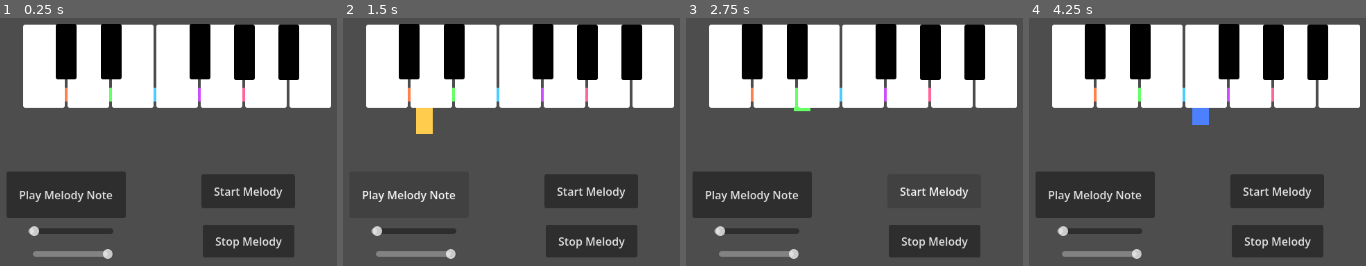
Above: before the commit, frames 1-4 (left to right).
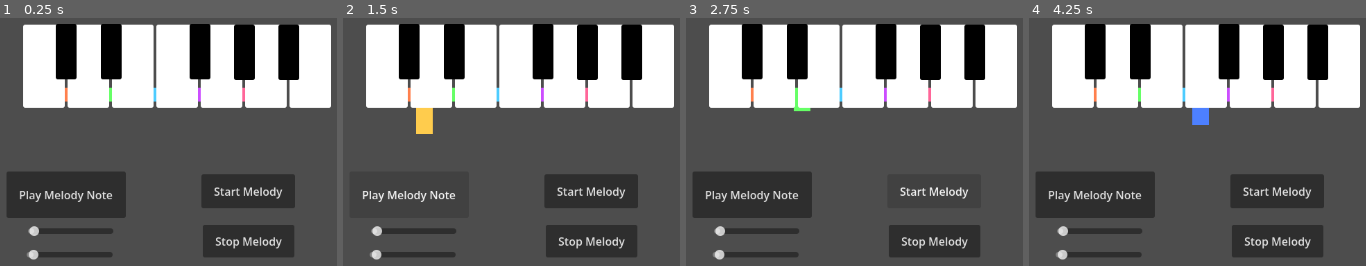
Above: after the commit, the same moments.

Repository: Askada21/Godot_Piano_Assignment-
Game: Godot game, scene res://piano.tscn
Two runs of this game, one before a commit and one after it. Both use one fixed random seed, a clock stepped at 60 frames per second and the inputs below.
Inputs (mouse positions are in pixels of both pictures, inside the frame that each line leads up to):
- Up to frame 1 (0.25 s): no input
- Up to frame 2 (1.5 s): click "Play Melody Note" at 0.5 s; click "Play Melody Note" at 1.25 s
- Up to frame 3 (2.75 s): click "Start Melody" at 2 s
- Up to frame 4 (4.25 s): click "Start Melody" at 2.75 s; click (1072, 65) at 3.5 s

The runs differ from the first frame. In frame 1, 0.7% of the frame differs, in the area x 8-34%, y 93-98%; in frame 2, 0.7%; in frame 3, 0.7%; in frame 4, 0.7%.

Commit message:
Added changes in slider

Diff:
--- a/piano.tscn
+++ b/piano.tscn
@@ -552,11 +552,10 @@
 
 [node name="PitchSlider" type="HSlider" parent="UI" unique_id=1857537859]
 layout_mode = 0
-offset_left = -232.0
-offset_top = 224.0
-offset_right = -116.0
-offset_bottom = 240.0
-max_value = 2.0
+offset_left = -241.0
+offset_top = 225.0
+offset_right = -117.0
+offset_bottom = 241.0
 value = 2.0
 
 [node name="MelodyButton" type="Button" parent="UI" unique_id=95301415]
Not shown, changed: A.wav.import
Not shown, changed: As.wav.import
Not shown, changed: B.wav.import
Not shown, changed: C.wav.import
Not shown, changed: Cs.wav.import
Not shown, changed: D.wav.import
Not shown, changed: Ds.wav.import
Not shown, changed: E.wav.import
Not shown, changed: F.wav.import
Not shown, changed: Fs.wav.import
Not shown, changed: G.wav.import
Not shown, changed: Gs.wav.import
